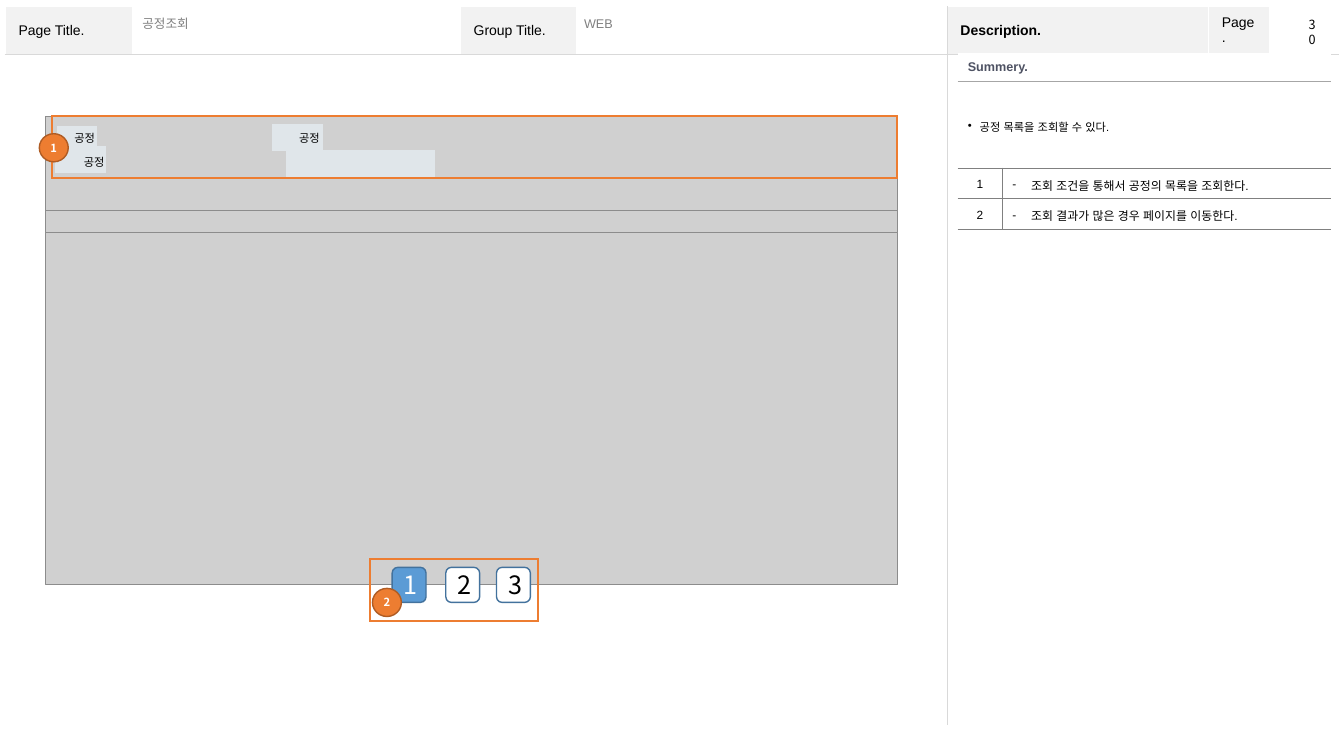
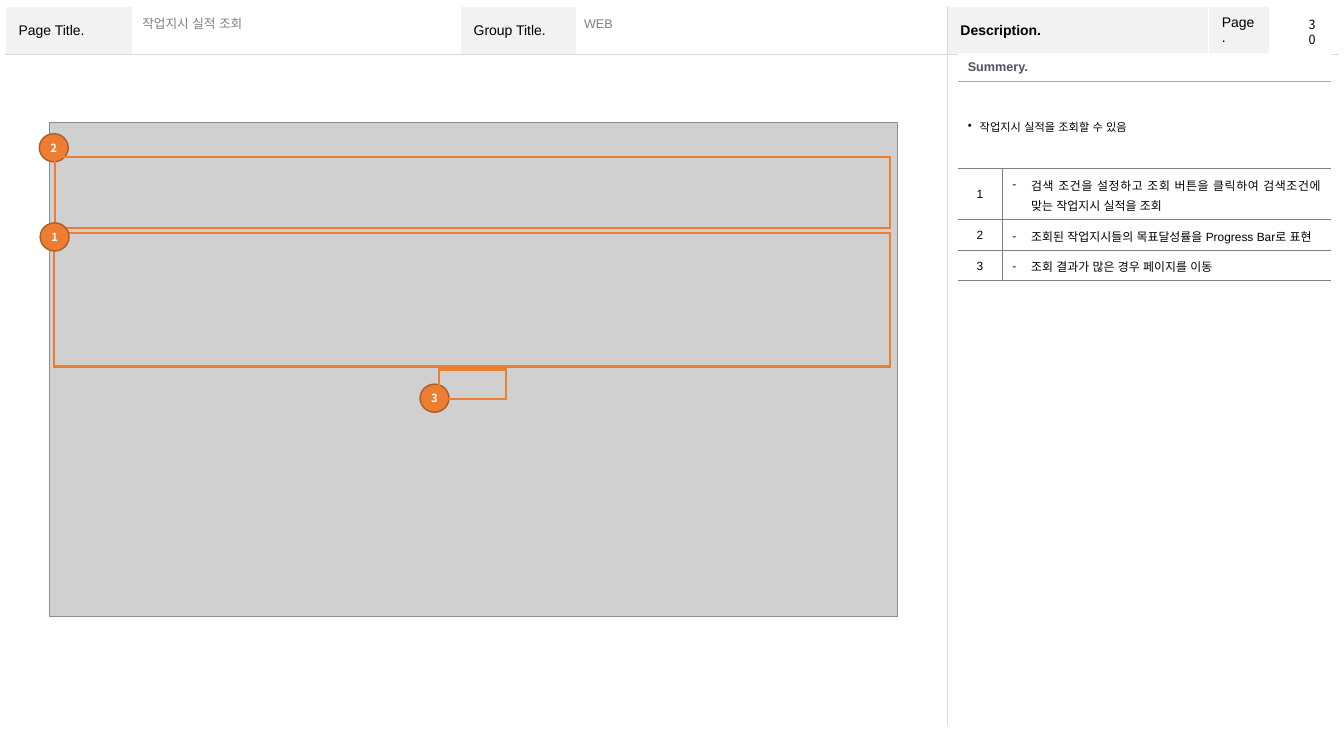
Before and after one commit to YJY1512/GoodeeTeamProject2, a slide deck: slide 30 of Team2 화면설계서.pptx. Drawn at 1344x756 pixels with LibreOffice and Linux fonts; fonts in the diff are those of the drawing; grey boxes stand for pictures. Boxes give left, top, right and bottom in pixels: in the first picture for what was removed or moved away, otherwise in the second. Text is boxed around its words. In the diff, an @@ line names an element or a change of style, - is before the commit and + after.

```diff
--- a/Team2 화면설계서.pptx
+++ b/Team2 화면설계서.pptx
@@ text at [142,17,242,29]: text changed @@
-공정조회
+작업지시 실적 조회
@@ table at [958,52,1331,279] @@
-row 2: 공정 목록을 조회할 수 있다. | 
-row 3: 1 | 조회 조건을 통해서 공정의 목록을 조회한다.
-row 4: 2 | 조회 결과가 많은 경우 페이지를 이동한다.
+row 2: 작업지시 실적을 조회할 수 있음 | 
+row 3: 1 | 검색 조건을 설정하고 조회 버튼을 클릭하여 검색조건에 맞는 작업지시 실적을 조회
+row 4: 2 | 조회된 작업지시들의 목표달성률을 Progress Bar로 표현
+row 5: 3 | 조회 결과가 많은 경우 페이지를 이동
@@ ellipse "2": place and size @@
-ellipse "2" at [373,589,402,617]
+ellipse "2" at [39,134,69,162]
@@ picture: place and size @@
-picture at [45,116,897,585]
+picture at [49,123,898,617]
@@ rectangle removed at [55,147,105,173] @@
@@ rectangle removed at [58,126,97,150] @@
@@ text removed at [74,133,95,143] @@
-공정
@@ rectangle removed at [272,125,322,151] @@
@@ text removed at [299,132,320,143] @@
-공정
@@ rectangle added at [54,157,890,229], outline #ED7D31 1.5 pt @@
@@ text removed at [84,156,105,167] @@
-공정
@@ rectangle removed at [286,151,435,178] @@
@@ ellipse "1": place and size @@
-ellipse "1" at [39,134,69,162]
+ellipse "1" at [40,223,70,251]
@@ picture removed at [45,211,897,233] @@
@@ rectangle: place and size @@
-rectangle at [52,116,897,177]
+rectangle at [53,233,889,367]
@@ ellipse "3": place and size @@
-ellipse "3" at [497,568,531,603]
+ellipse "3" at [420,384,450,412]
@@ ellipse "3" at [420,384,450,412]: size 18 to 8 pt, text colour #000000 to #FFFFFF, bold on; rounded rectangle to ellipse; fill #FFFFFF to #ED7D31; outline #43739E 1 pt to #AF5C24 1 pt @@
@@ rectangle: place and size @@
-rectangle at [370,560,538,621]
+rectangle at [440,370,506,399]
@@ rounded rectangle removed at [392,568,426,603] @@
-1
@@ rounded rectangle removed at [446,568,480,603] @@
-2
```
Also in this commit, not shown: 20 other slides changed, 1 slide added, 1 slide removed, 1 other file.
